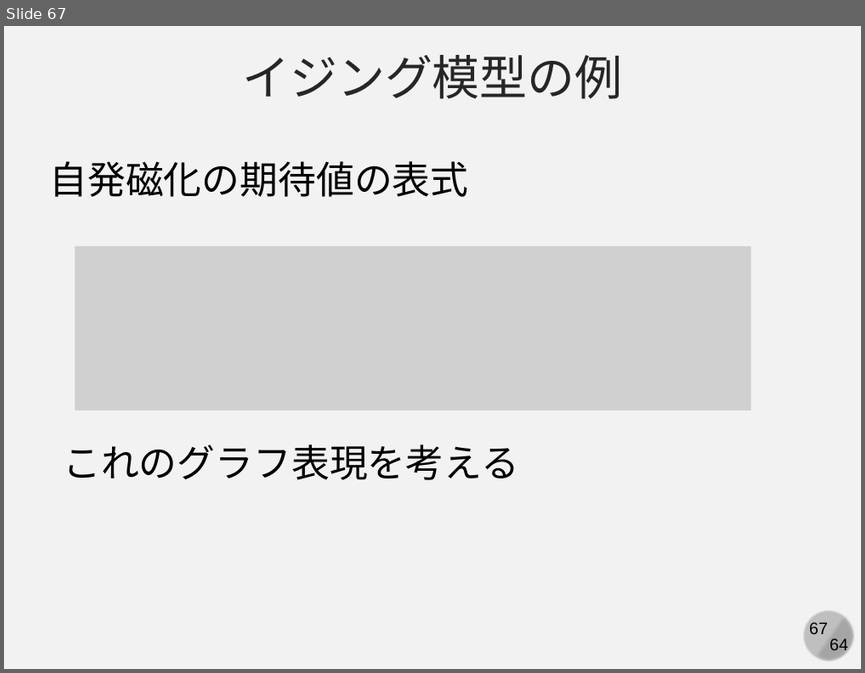
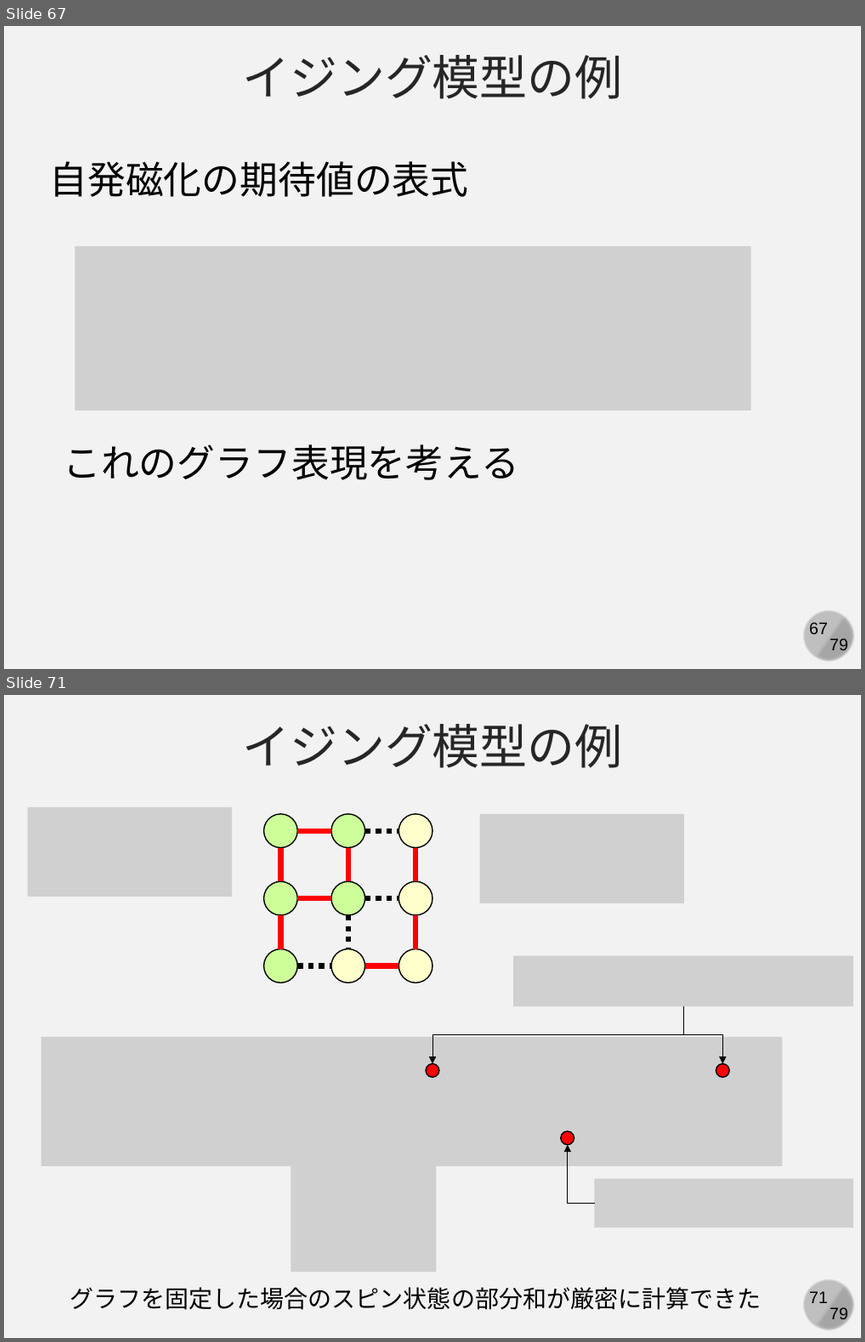
Before and after one commit to kaityo256/simulation_engineering, a slide deck: 04_mc_advanced/simulation04.pptx. Shown one above the other, each under a label of ours: slide 67 before the commit, slides 67 and 71 after it; the slides between them are not shown. The pictures are 865x673 and 865x1342 pixels, drawn with LibreOffice and Linux fonts; fonts in the diff are those of the drawing; grey boxes stand for pictures. Boxes give left, top, right and bottom in pixels: in the first picture for what was removed or moved away, otherwise in the second. Text is boxed around its words. In the diff, an @@ line names an element or a change of style, - is before the commit and + after.

```diff
--- a/04_mc_advanced/simulation04.pptx
+++ b/04_mc_advanced/simulation04.pptx
@@ slide 71 added at (4, 695, 861, 1338), background #F2F2F2; not listed: 4 template elements that a slide beside it also shows @@
@@ text added at (242, 724, 623, 768), 40 pt, text #262626 @@
+イジング模型の例
@@ picture added at (28, 807, 232, 896) @@
@@ picture added at (479, 814, 683, 903) @@
@@ group added at (263, 814, 432, 982): 12 lines, 9 ellipses @@
@@ picture added at (513, 955, 853, 1006) @@
@@ elbow arrow added from (683, 1006) to (432, 1063), #000000 0.5 pt @@
@@ elbow arrow added from (683, 1006) to (723, 1063), #000000 0.5 pt @@
@@ picture added at (41, 1037, 782, 1166) @@
@@ ellipse added at (426, 1063, 439, 1077), fill #FF0000, outline #000000 1 pt @@
@@ ellipse added at (716, 1063, 730, 1077), fill #FF0000, outline #000000 1 pt @@
@@ ellipse added at (561, 1131, 574, 1145), fill #FF0000, outline #000000 1 pt @@
@@ elbow arrow added from (595, 1203) to (567, 1145), #000000 0.5 pt @@
@@ picture added at (291, 1164, 437, 1270) @@
@@ picture added at (595, 1179, 853, 1227) @@
@@ text added at (69, 1287, 760, 1310), 20 pt, text #000000 @@
+グラフを固定した場合のスピン状態の部分和が厳密に計算できた
@@ slide 67 changed as well @@
@@ text at (829, 638, 848, 654): text changed @@
-64
+79
```
Also in this commit, not shown: 67 other slides changed, 10 other slides added, 1 slide removed, 7 other files.
